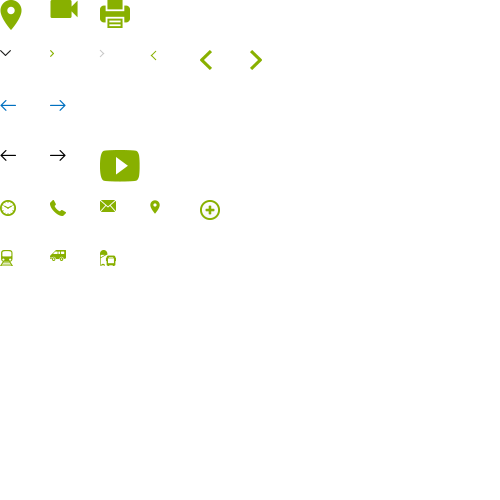
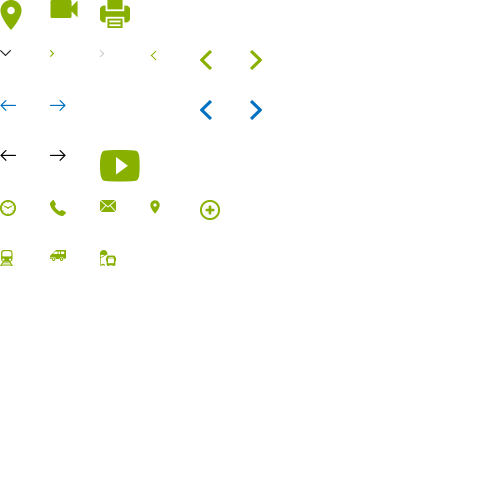
Layer changes from the first (500, 500) image to the second:
added layer "Слой 26" above "Слой 25" over <box>200,100,262,120</box>
